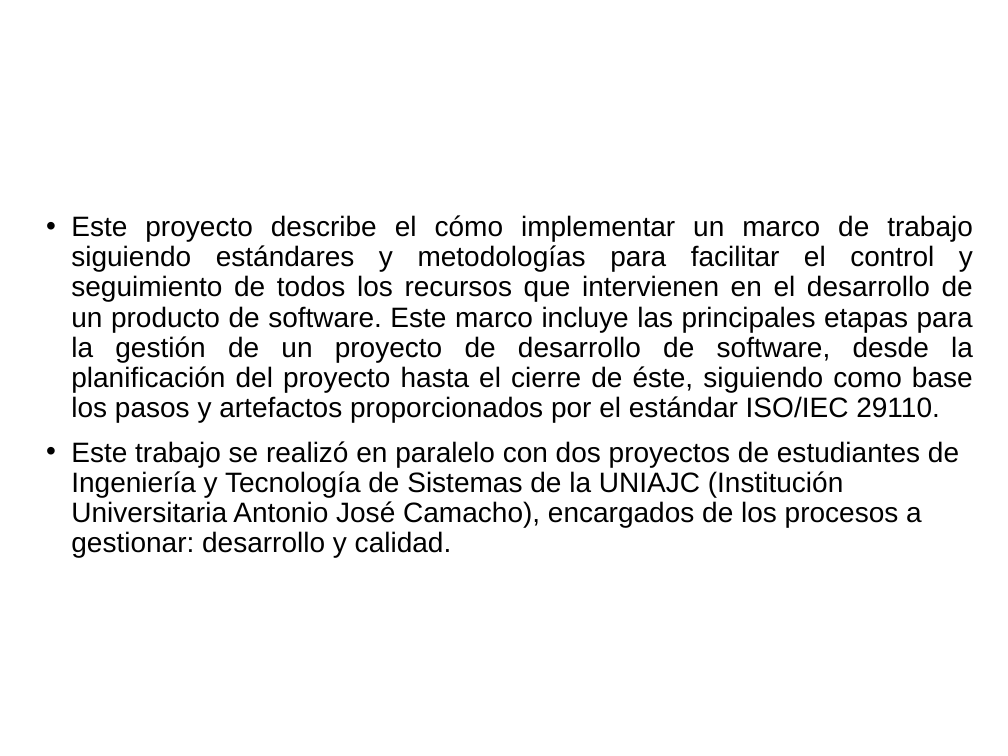
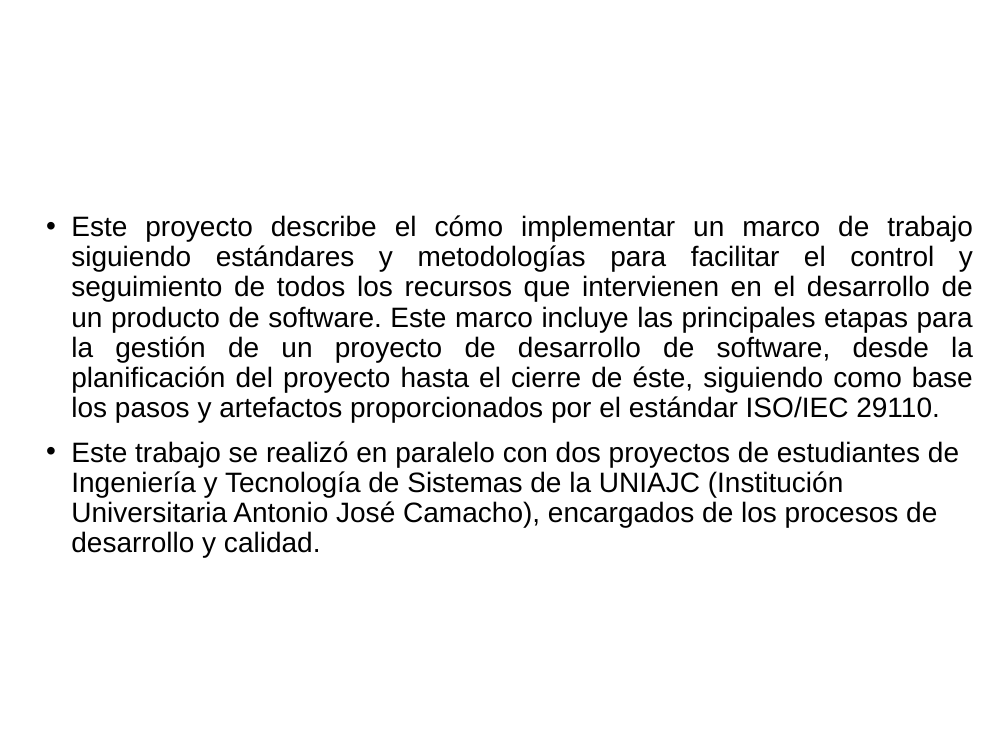
Before and after one commit to cristianpazu/Proyecto-Sanambiente, a slide deck: slide 5 of Documento(s) de proyecto de grado/Presentación del proyecto de grado.pptx. Drawn at 1008x756 pixels with LibreOffice and Linux fonts; fonts in the diff are those of the drawing; background and template pictures are left out. Boxes give left, top, right and bottom in pixels: in the first picture for what was removed or moved away, otherwise in the second. Text is boxed around its words. In the diff, an @@ line names an element or a change of style, - is before the commit and + after.

Commit message:
Cambios en las diapositivas para la sustentación del proyecto

```diff
--- a/Documento(s) de proyecto de grado/Presentación del proyecto de grado.pptx
+++ b/Documento(s) de proyecto de grado/Presentación del proyecto de grado.pptx
@@ text at (71,441,959,557): text changed @@
-• Este trabajo se realizó en paralelo con dos proyectos de estudiantes de Ingeniería y Tecnología de Sistemas de la UNIAJC (Institución Universitaria Antonio José Camacho), encargados de los procesos a gestionar: desarrollo y calidad.
+• Este trabajo se realizó en paralelo con dos proyectos de estudiantes de Ingeniería y Tecnología de Sistemas de la UNIAJC (Institución Universitaria Antonio José Camacho), encargados de los procesos de desarrollo y calidad.
```
Also in this commit, not shown: 2 other slides changed.
